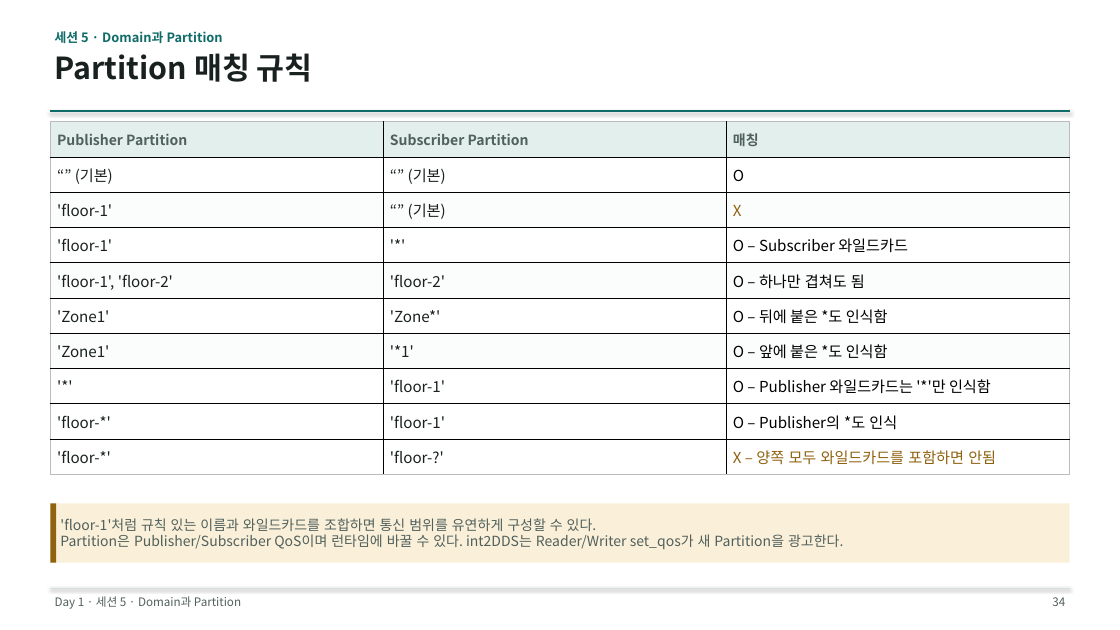
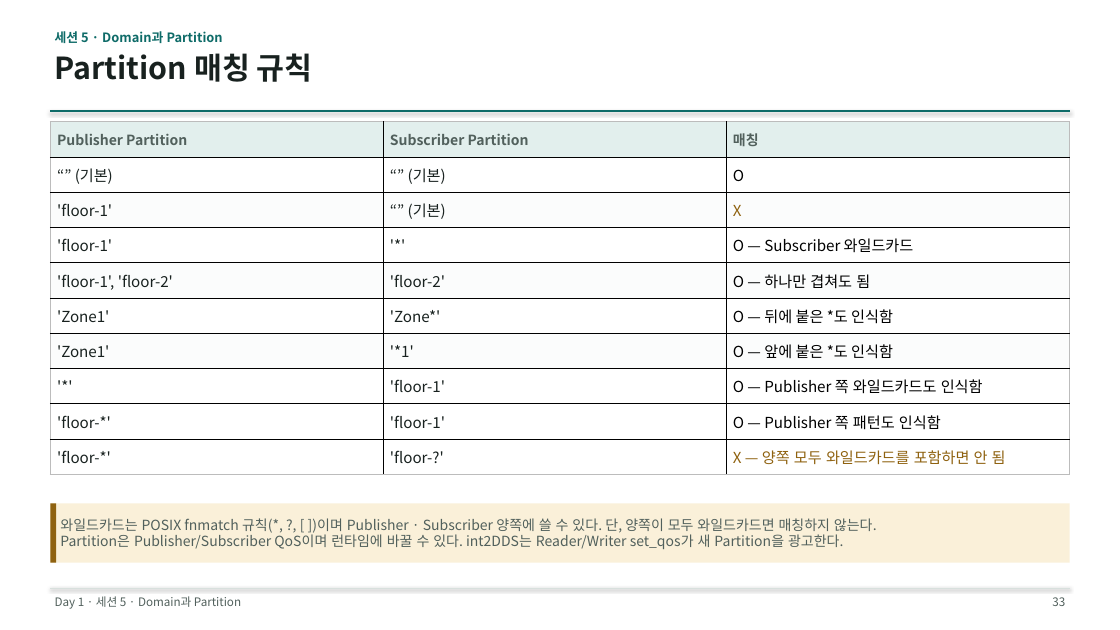
Before and after one commit to IntellectusCorp/int2DDS-lecture, a slide deck: slide 33 of int2dds-lecture.pptx. Drawn at 1120x630 pixels with LibreOffice and Linux fonts; fonts in the diff are those of the drawing. Boxes give left, top, right and bottom in pixels: in the first picture for what was removed or moved away, otherwise in the second. Text is boxed around its words. In the diff, an @@ line names an element or a change of style, - is before the commit and + after.

```diff
--- a/int2dds-lecture.pptx
+++ b/int2dds-lecture.pptx
@@ table at (50,122,1070,475) @@
-row 4, column 3: O – Subscriber 와일드카드
+row 4, column 3: O — Subscriber 와일드카드
-row 5, column 3: O – 하나만 겹쳐도 됨
+row 5, column 3: O — 하나만 겹쳐도 됨
-row 6, column 3: O – 뒤에 붙은 *도 인식함
+row 6, column 3: O — 뒤에 붙은 *도 인식함
-row 7, column 3: O – 앞에 붙은 *도 인식함
+row 7, column 3: O — 앞에 붙은 *도 인식함
-row 8, column 3: O – Publisher 와일드카드는 '*'만 인식함
+row 8, column 3: O — Publisher 쪽 와일드카드도 인식함
-row 9, column 3: O – Publisher의 *도 인식
+row 9, column 3: O — Publisher 쪽 패턴도 인식함
-row 10, column 3: X – 양쪽 모두 와일드카드를 포함하면 안됨
+row 10, column 3: X — 양쪽 모두 와일드카드를 포함하면 안 됨
@@ text at (60,518,877,533): text changed @@
-'floor-1'처럼 규칙 있는 이름과 와일드카드를 조합하면 통신 범위를 유연하게 구성할 수 있다.
+와일드카드는 POSIX fnmatch 규칙(*, ?, [ ])이며 Publisher · Subscriber 양쪽에 쓸 수 있다. 단, 양쪽이 모두 와일드카드면 매칭하지 않는다.
@@ page number at (1052,597,1065,606): text changed @@
-34
+33
```
Also in this commit, not shown: 52 other slides changed.
